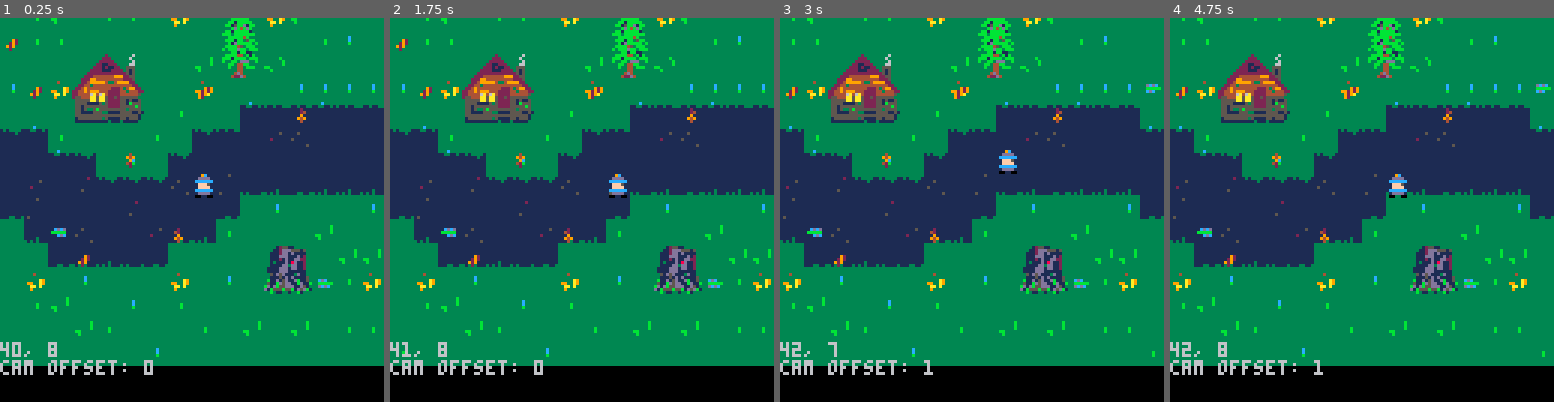
Above: before the commit, frames 1-4 (left to right).
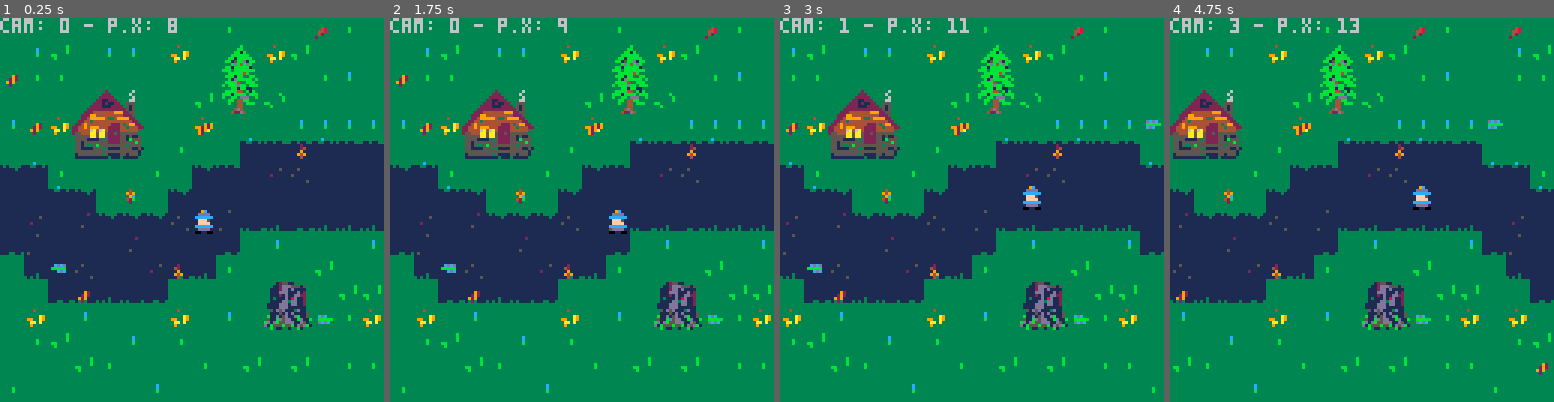
Above: after the commit, the same moments.

Repository: schoblaska/pico-8
Game: PICO-8 cartridge src/kaido.p8
Two runs of this game, one before a commit and one after it. Both use one fixed random seed, a clock stepped at 60 frames per second and the inputs below.
Inputs:
- Up to frame 1 (0.25 s): no input
- Up to frame 2 (1.75 s): hold Right from 1.6 s (still down)
- Up to frame 3 (3 s): release Right at 2.1 s; hold Up 2.15-2.42 s; hold Right from 2.47 s (still down)
- Up to frame 4 (4.75 s): release Right at 3.03 s; hold Left 3.08-3.58 s; hold Down 3.63-3.97 s; hold Right 4.02-4.68 s; hold Up from 4.73 s (still down)

The runs differ from the first frame. In frame 1, 40% of the frame differs, in the area x 0-100%, y 0-100%; in frame 2, 40%; in frame 3, 40%; in frame 4, 41%.

Commit message:
simplified andsimplified and fixed camera and entity coords

Diff:
--- a/src/kaido.p8
+++ b/src/kaido.p8
@@ -45,7 +45,8 @@
   player = {
     x = 8,
     y = 8,
-    flip = false
+    flip = false,
+    move = entity_move
   }
 
   -- gusts = {
@@ -65,6 +66,7 @@
 
   leaves = {}
 
+  -- TODO: replace with refresh_leaves()
   for x = 0, mapwidth - 1 do
     for y = 0, 15 do
       if not fget(modmget(x, y), 3) and rnd(leafspawn / 6) < 1 then
@@ -73,7 +75,8 @@
             x = x,
             y = y,
             sprite = sprites.leaves[flr(rnd(#sprites.leaves)) + 1],
-            rotation = sample({ 0, 90, 180, 270 })
+            rotation = sample({ 0, 90, 180, 270 }),
+            move = entity_move
           }
         )
       end
@@ -91,34 +94,37 @@
   end
 
   if btnp(0) and player_can_move_to(player.x - 1, player.y) then
-    player.x -= 1
+    player:move(-1, 0)
     player.flip = true
     displace_leaf(player.x, player.y, -1, 0)
   elseif btnp(1) and player_can_move_to(player.x + 1, player.y) then
-    player.x += 1
+    player:move(1, 0)
     player.flip = false
     displace_leaf(player.x, player.y, 1, 0)
   elseif btnp(2) and player_can_move_to(player.x, player.y - 1) then
-    player.y -= 1
+    player:move(0, -1)
     displace_leaf(player.x, player.y, 0, -1)
   elseif btnp(3) and player_can_move_to(player.x, player.y + 1) then
-    player.y += 1
+    player:move(0, 1)
     displace_leaf(player.x, player.y, 0, 1)
   end
 
-  if player.x > cam_offset + 9 then
-    cam_offset = player.x - 9
-  elseif player.x < cam_offset + 6 then
-    cam_offset = player.x - 6
+  mcam_offset = cam_offset > player.x and cam_offset - mapwidth or cam_offset
+
+  if mcam_offset + 5 > player.x then
+    cam_offset = (cam_offset - 1) % mapwidth
+  elseif mcam_offset + 10 < player.x then
+    cam_offset = (cam_offset + 1) % mapwidth
   end
 
   update_leaves()
 end
 
 function _draw()
-  for y = 0, 15 do
-    for x = 0, 15 do
+  for x = 0, 15 do
+    for y = 0, 15 do
       local sprite = modmget(cam_offset + x, y)
+      local leaf = leaf_at(cam_offset + x, y)
 
       if fget(sprite, 5) then
         spr(sprites.path, x * 8, y * 8)
@@ -133,38 +139,23 @@
       else
         spr(sprite, x * 8, y * 8)
       end
-    end
-  end
-
-  for leaf in all(leaves) do
-    local exxes = {
-      (leaf.x - cam_offset) % mapwidth * 8,
-      (leaf.x - cam_offset % mapwidth + mapwidth) % mapwidth * 8
-    }
-
-    for x in all(exxes) do
-      if x >= 0 and x <= 128 then
+
+      if leaf then
         sspr(
           leaf.sprite.x,
           leaf.sprite.y,
           8,
           8,
-          x,
-          leaf.y * 8,
+          x * 8,
+          y * 8,
           8,
           8,
           leaf.rotation == 90 or leaf.rotation == 270,
           leaf.rotation == 180 or leaf.rotation == 270
         )
       end
-    end
-  end
-
-  for y = 0, 15 do
-    for x = 0, 15 do
-      local sprite = modmget(cam_offset + x, y)
-
-      if player.x - cam_offset == x and player.y == y then
+
+      if player.x == (cam_offset + x) % mapwidth and player.y == y then
         palt(0, false)
         palt(11, true)
 
@@ -177,6 +168,7 @@
         palt()
       end
 
+      -- sprites that "overhang"
       if fget(sprite, 2) then
         if fget(sprite, 1) and is_gusting(x, y) then
           spr(sprite + 1, x * 8, y * 8)
@@ -187,18 +179,38 @@
     end
   end
 
-  local modx, mody = modxy(player.x, player.y)
-  print(modx .. ", " .. mody)
-  print("cam offset: " .. cam_offset)
-end
-
-function modxy(x, y)
-  return x % mapwidth + 32, y
+  print("cam: " .. cam_offset .. " - p.x: " .. player.x, 0, 0)
 end
 
 function modmget(x, y)
-  local modx, mody = modxy(x, y)
-  return mget(modx, mody)
+  local modx = x % mapwidth + 32
+  return mget(modx, y)
+end
+
+function entity_move(self, dx, dy)
+  self.x = (self.x + dx) % mapwidth
+  self.y += dy
+end
+
+function entity_at(entities, x, y)
+  local modx = x % mapwidth
+
+  for entity in all(entities) do
+    if entity.x == modx and entity.y == y then
+      return entity
+    end
+  end
+
+  return false
+end
+
+function create_entity(x, y, sprite)
+  return {
+    x = x,
+    y = y,
+    sprite = sprite,
+    move = entity_move
+  }
 end
 
 function sample(array)
@@ -228,13 +240,11 @@
 end
 
 function leaf_can_move_to(x, y)
-  if x < 0 then
-    return true
-  elseif fget(modmget(x, y), 3) then
+  if fget(modmget(x, y), 3) then
     return false
   elseif leaf_at(x, y) then
     return false
-  elseif player.x == x and player.y == y then
+  elseif player.x == x % mapwidth and player.y == y then
     return false
   else
     return true
@@ -242,7 +252,11 @@
 end
 
 function player_can_move_to(x, y)
-  return not fget(modmget(x, y), 3)
+  if y < 0 or y > 15 then
+    return false
+  else
+    return not fget(modmget(x, y), 3)
+  end
 end
 
 function is_gusting(x, y)
@@ -258,20 +272,14 @@
 end
 
 function leaf_at(x, y)
-  for leaf in all(leaves) do
-    if leaf.x == x % mapwidth and leaf.y == y then
-      return true
-    end
-  end
-
-  return false
+  return entity_at(leaves, x, y)
 end
 
 function displace_leaf(x, y, dx, dy)
-  local modx = x % mapwidth
-
-  if not leaf_at(modx, y) then
-    return
+  local leaf = leaf_at(x, y)
+
+  if not leaf then
+    return false
   end
 
   vectors = {
@@ -286,17 +294,19 @@
     { 1, 0 }
   }
 
-  for leaf in all(leaves) do
-    if leaf.x == modx and leaf.y == y then
-      for vector in all(vectors) do
-        if leaf_can_move_to(modx + vector[1], y + vector[2]) then
-          leaf.x += vector[1]
-          leaf.y += vector[2]
-          return
-        end
-      end
+  for vector in all(vectors) do
+    if leaf_can_move_to(x + vector[1], y + vector[2]) then
+      leaf:move(vector[1], vector[2])
+      refresh_leaves()
+      return true
     end
   end
+end
+
+function refresh_leaves()
+  -- TODO: delete any leaves that have been pushed off the top or bottom of the map
+  -- generate new random leaves so that total population is equal to a config value
+  -- that replaces leafspawn
 end
 
 __gfx__
